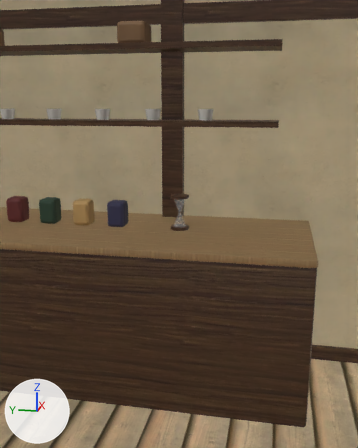
The glTF model assets/models/env/second_ai/wz_teahouse_interior.glb: old version first, new version second.
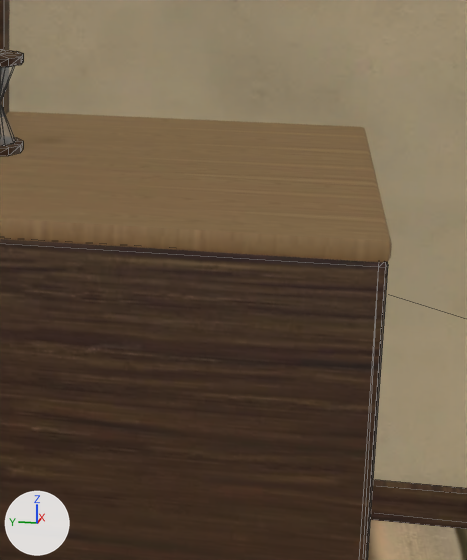
Each version is shown from a 50 mm camera at (1.182, -2.809, 1.528) aimed at (3.591, -2.327, 0.926), then close up on the part from 50% to 96% of the width and 39% to 83% of the height. Arrows for +X, +Y and +Z are at lower left; the lights stay in place. The older version's two pictures come first. The close-ups show mesh edges as thin lines. Where no turn or scale is listed for an object, it has been applied to the vertices.

Objects in the first close-up: 'WALL_right_right_plaster', 'WALL_right_right_post', 'wzs_ceiling_boards', 'wzs_glass', 'wzs_planks', 'wzs_post'.
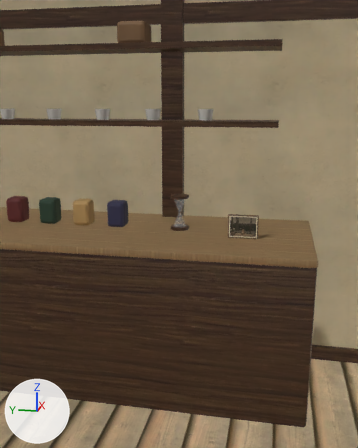
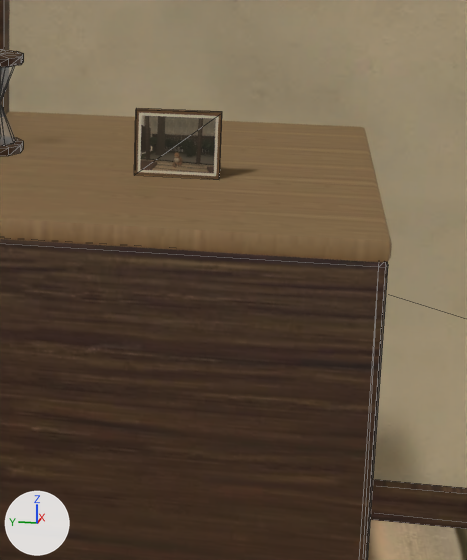
Patch to the scene script:
```diff
--- a/assets/models/env/second_ai/wz_teahouse_interior.glb.py
+++ b/assets/models/env/second_ai/wz_teahouse_interior.glb.py
@@ img_sq14_catphoto @@
+img_sq14_catphoto = load_image('sq14_catphoto', '_unpacked/sq14_catphoto', 556, 436, 'sRGB')
@@ mat_trace_sq14_photo @@
+mat_trace_sq14_photo = principled_material('trace_sq14_photo')
+mat_trace_sq14_photo.texture = img_sq14_catphoto
+mat_trace_sq14_photo.roughness = 0.6
@@ me_trace_sq14_catphoto @@
+me_trace_sq14_catphoto.from_pydata(...)  # 12 vertices, 16 faces; spans x 3.618..3.69, y -2.725..-2.575, z 0.86..0.98
+me_trace_sq14_catphoto.materials.append(mat_trace_sq14_photo)  # picture img_sq14_catphoto
@@ ob_trace_sq14_catphoto @@
+ob_trace_sq14_catphoto = bpy.data.objects.new('TRACE_SQ14_catphoto', me_trace_sq14_catphoto)
+ob_trace_sq14_catphoto.location = (0.0, 0.0, 0.0)
```

Changed parts and their boxes [x1, y1, x2, y2] in the close-ups (467 x 560 px):
'TRACE_SQ14_catphoto', added (brown)
    after: [134, 108, 222, 179]
